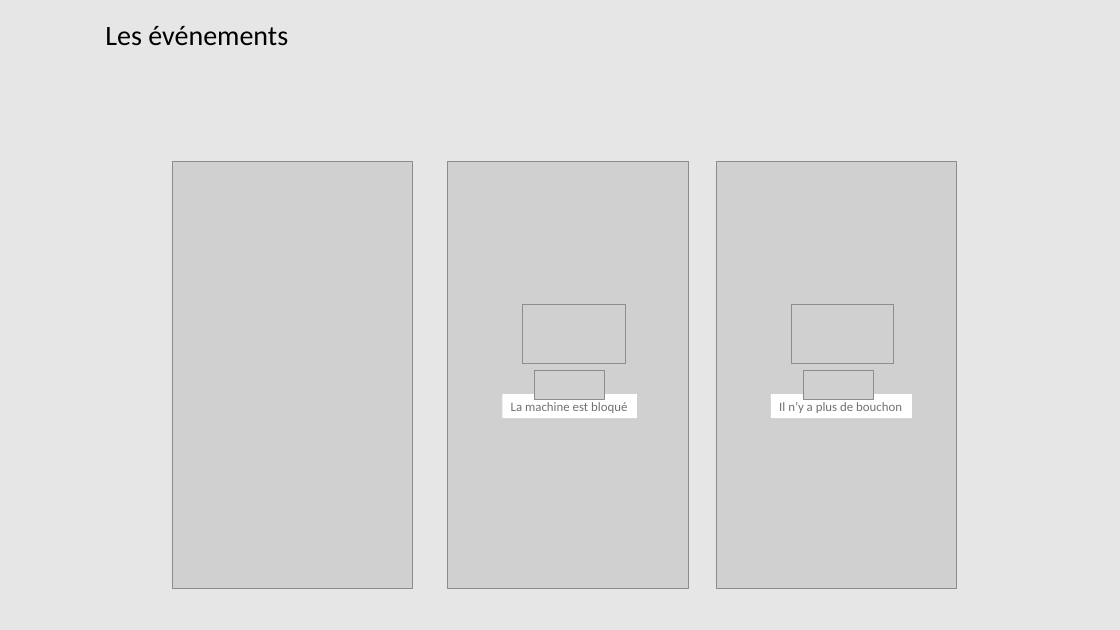
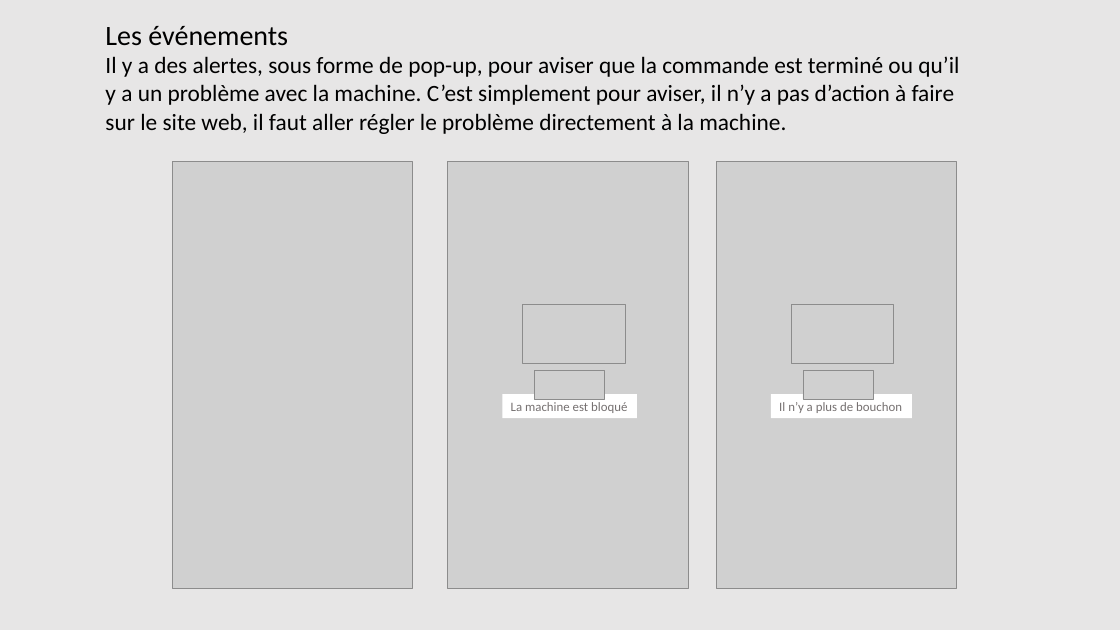
Before and after one commit to MaximeRoy1733837/ESP, a slide deck: slide 3 of diagramme/interfaceSprite2.pptx. Drawn at 1120x630 pixels with LibreOffice and Linux fonts; fonts in the diff are those of the drawing; grey boxes stand for pictures. Boxes give left, top, right and bottom in pixels: in the first picture for what was removed or moved away, otherwise in the second. Text is boxed around its words. In the diff, an @@ line names an element or a change of style, - is before the commit and + after.

Commit message:
continuer interface pour sprite 2 et modifier backlog pour sprint 2

```diff
--- a/diagramme/interfaceSprite2.pptx
+++ b/diagramme/interfaceSprite2.pptx
@@ text at <box>105,56,959,134</box>: paragraph added @@
+Il y a des alertes, sous forme de pop-up, pour aviser que la commande est terminé ou qu’il y a un problème avec la machine. C’est simplement pour aviser, il n’y a pas d’action à faire sur le site web, il faut aller régler le problème directement à la machine.
```
Also in this commit, not shown: 4 other slides changed, 2 other files.
